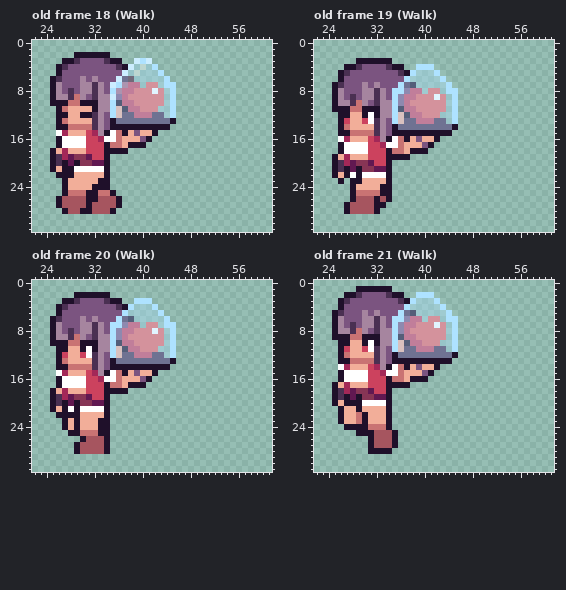
Pixel-art file, stored at aseprite/zoe.aseprite. This is how it looked before the edit.
64x32 pixels, 44 frames. Shown: old frame 18 (Walk): x 22..61, y 0..31; old frame 19 (Walk): x 22..61, y 0..31; old frame 20 (Walk): x 22..61, y 0..31; old frame 21 (Walk): x 22..61, y 0..31. The commit also changed other frames, which this record leaves out.
After:
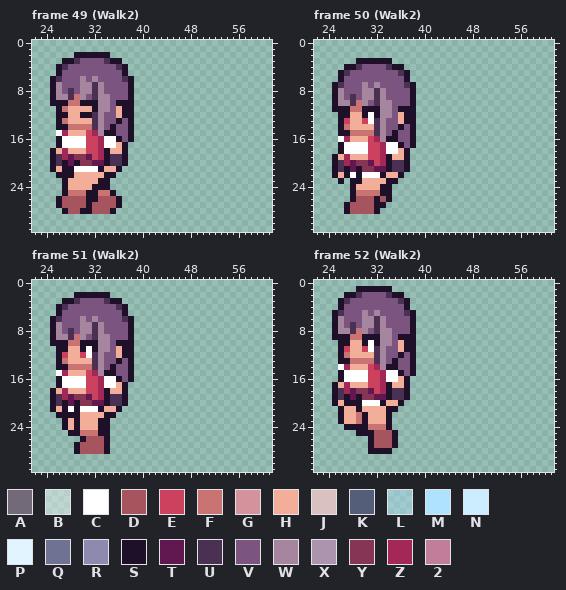
Palette (. is transparent): A #726979  B #ffffff5f  C #ffffff  D #a6555f  E #cc425e  F #c97373  G #d4929c  H #f2ae99  J #d9c1bf  K #545e79  L #aee2ff5f  M #aee2ff  N #ccedff  P #e1f4ff  Q #6f7292  R #8e89af  S #1f102a  T #611851  U #4a3052  V #7b5480  W #a6859f  X #ac94af  Y #873555  Z #a32858  2 #c17e9a
A new or re-ordered frame is compared with the old frame closest to it.
The edit:
frames 44 -> 67
--- frame 49 (Walk2) is new; against old frame 18 (Walk), layers "Hearth/Glass", "Hearth/Hearth", "Zoe"
@@ x 31..47 @@
  2 SSSS.............
- 3 VVVUSS..NMN......
- 4 VVVVVUSNLBLM.....
- 5 VVVVVVNLBLLLM....
- 6 VWVVVNQALLLLLM...
- 7 WUWVNMX22LGGLMM..
- 8 WUWVMX22GGGPGLM..
- 9 VUWWNR2GGGGGGLM..
-10 SSWWMK22GGGGGLM..
-11 HSWWMJK22GGGLLM..
-12 SUWVMJQQ222QQLM..
-13 HUWVSQQQQQQQQQS..
-14 FUWVSSSSSSSSSS...
-15 EZWSCFSHVHHS.....
-16 EEZCCFHHHVS......
-17 EEESFFHSSS.......
-18 EEESSSS..........
-19 TEES.............
-20 YTTS.............
-21 CCCS.............
-22 HHHS.............
+ 3 VVVUSS...........
+ 4 VVVVVUS..........
+ 5 VVVVVVS..........
+ 6 VWVVVVUS.........
+ 7 WUWVVVVS.........
+ 8 WUWVVVVS.........
+ 9 VUWWVVVS.........
+10 SSWWVSSS.........
+11 HSWWVHSS.........
+12 SUWVVHSS.........
+13 HUWVVSVS.........
+14 FUWVSVVS.........
+15 EZWSSVVS.........
+16 EEZCCSVS.........
+17 EEZCCHS..........
+18 EEZSHHS..........
+19 TEZSUUS..........
+20 YTTSUUS..........
+21 CCSHHS...........
+22 HHHSS............
 23 HHSS.............
--- frame 50 (Walk2) is new; against old frame 19 (Walk), layers "Hearth/Glass", "Hearth/Hearth", "Zoe"
@@ x 31..47 @@
  3 SSSS.............
- 4 VVVUSS..MMM......
- 5 VVVVVUSMLLLM.....
- 6 VVVVVVMLLLLLM....
- 7 VWVVVMQKLLLLLM...
- 8 WUWVMMR22LGGLMM..
- 9 WUWVMR22GGGPGLM..
-10 VUWWMR2GGGGGGLM..
-11 SSWWMK22GGGGGLM..
-12 CSWWMJK22GGGLLM..
-13 CUWVMJQQ222QQLM..
-14 HUWVSQQQQQQQQQS..
-15 FUWVSSSSSSSSSS...
-16 EZWSCFSHVHHS.....
-17 EEZCCFHHHVS......
-18 EEESFFHSSS.......
-19 EEESSSS..........
-20 TEES.............
-21 YTTS.............
-22 CCCS.............
-23 HHHS.............
+ 4 VVVUSS...........
+ 5 VVVVVUS..........
+ 6 VVVVVVS..........
+ 7 VWVVVVUS.........
+ 8 WUWVVVVS.........
+ 9 WUWVVVVS.........
+10 VUWWVVVS.........
+11 SSWWVSSS.........
+12 CSWWVHSS.........
+13 CUWVVHSS.........
+14 HUWVVSVS.........
+15 FUWVSVVS.........
+16 EZWSSVVS.........
+17 EEZCCSVS.........
+18 EEZCCHS..........
+19 EEZSHHS..........
+20 TEZSUUS..........
+21 YTTSUUS..........
+22 CCSHHS...........
+23 HHHSS............
 24 HHSS.............
--- frame 51 (Walk2) is new; against old frame 20 (Walk), layers "Hearth/Glass", "Hearth/Hearth", "Zoe"
@@ x 31..47 @@
  2 SSSS.............
- 3 VVVUSS..MMM......
- 4 VVVVVUSMLLLM.....
- 5 VVVVVVMLLLLLM....
- 6 VWVVVMQKLLLLLM...
- 7 WUWVMMR22LGGLMM..
- 8 WUWVMR22GGGPGLM..
- 9 VUWWMR2GGGGGGLM..
-10 SSWWMK22GGGGGLM..
-11 CSWWMJK22GGGLLM..
-12 CUWVMJQQ222QQLM..
-13 HUWVSQQQQQQQQQS..
-14 FUWVSSSSSSSSSS...
-15 EZWSCFSHVHHS.....
-16 EEZCCFHHHVS......
-17 EEESFFHSSS.......
-18 EEESSSS..........
-19 TEES.............
-20 YTTS.............
-21 CCCS.............
-22 HHHS.............
+ 3 VVVUSS...........
+ 4 VVVVVUS..........
+ 5 VVVVVVS..........
+ 6 VWVVVVUS.........
+ 7 WUWVVVVS.........
+ 8 WUWVVVVS.........
+ 9 VUWWVVVS.........
+10 SSWWVSSS.........
+11 CSWWVHSS.........
+12 CUWVVHSS.........
+13 HUWVVSVS.........
+14 FUWVSVVS.........
+15 EZWSSVVS.........
+16 EEZCCSVS.........
+17 EEZCCHS..........
+18 EEZSHHS..........
+19 TEZSUUS..........
+20 YTTSUUS..........
+21 CCSHHS...........
+22 HHHSS............
 23 HHSS.............
--- frame 52 (Walk2) is new; against old frame 21 (Walk), layers "Hearth/Glass", "Hearth/Hearth", "Zoe"
@@ x 31..47 @@
  1 SSSS.............
- 2 VVVUSS..MMM......
- 3 VVVVVUSMLLLM.....
- 4 VVVVVVMLLLLLM....
- 5 VWVVVMQKLLLLLM...
- 6 WUWVMMR22LGGLMM..
- 7 WUWVMR22GGGPGLM..
- 8 VUWWMR2GGGGGGLM..
- 9 SSWWMK22GGGGGLM..
-10 CSWWMJK22GGGLLM..
-11 CUWVMJQQ222QQLM..
-12 HUWVSQQQQQQQQQS..
-13 FUWVSSSSSSSSSS...
-14 EZWSCFSHVHHS.....
-15 EEZCCFHHHVS......
-16 EEESFFHSSS.......
-17 EEESSSS..........
-18 TEES.............
-19 YTTS.............
-20 CCCS.............
-21 HHHS.............
+ 2 VVVUSS...........
+ 3 VVVVVUS..........
+ 4 VVVVVVS..........
+ 5 VWVVVVUS.........
+ 6 WUWVVVVS.........
+ 7 WUWVVVVS.........
+ 8 VUWWVVVS.........
+ 9 SSWWVSSS.........
+10 CSWWVHSS.........
+11 CUWVVHSS.........
+12 HUWVVSVS.........
+13 FUWVSVVS.........
+14 EZWSSVVS.........
+15 EEZCCSVS.........
+16 EEZCCHS..........
+17 EEZSHHS..........
+18 TEZSUUS..........
+19 YTTSUUS..........
+20 CCSHHS...........
+21 HHHSS............
 22 HHHS.............
Where, in picture pixels (left, top, right, bottom), the same in both pictures:
changed: (98, 58, 176, 178)
changed: (380, 64, 458, 184)
changed: (98, 298, 176, 418)
changed: (380, 292, 458, 412)
